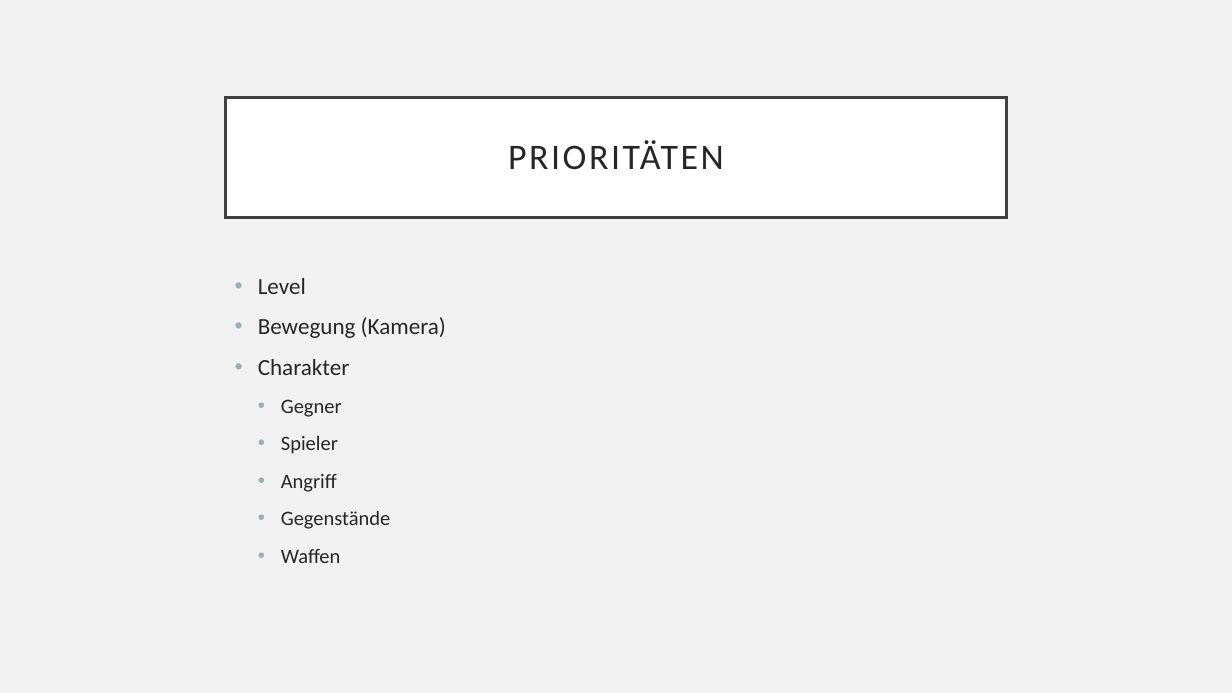
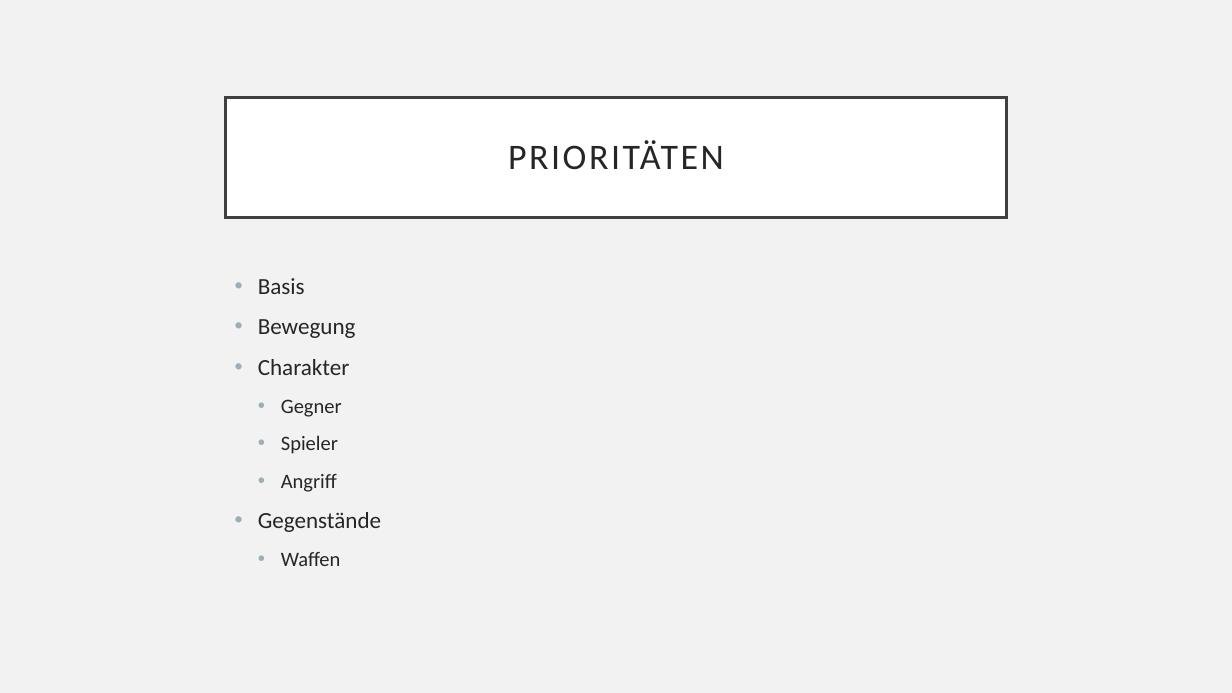
Before and after one commit to mreichl-tgm/hero, a slide deck: slide 5 of docs/project-presentation.pptx. Drawn at 1232x693 pixels with LibreOffice and Linux fonts; fonts in the diff are those of the drawing. Boxes give left, top, right and bottom in pixels: in the first picture for what was removed or moved away, otherwise in the second. Text is boxed around its words. In the diff, an @@ line names an element or a change of style, - is before the commit and + after.

```diff
--- a/docs/project-presentation.pptx
+++ b/docs/project-presentation.pptx
@@ text at [258, 278, 356, 338]: text changed @@
-• Level
-• Bewegung (Kamera)
+• Basis
+• Bewegung
@@ text at [258, 512, 381, 532]: size 16 to 18 pt in "Gegenstände"; list level 2 to 1 in "Gegenstände" @@
```
Also in this commit, not shown: 5 other slides changed, 1 slide added.
